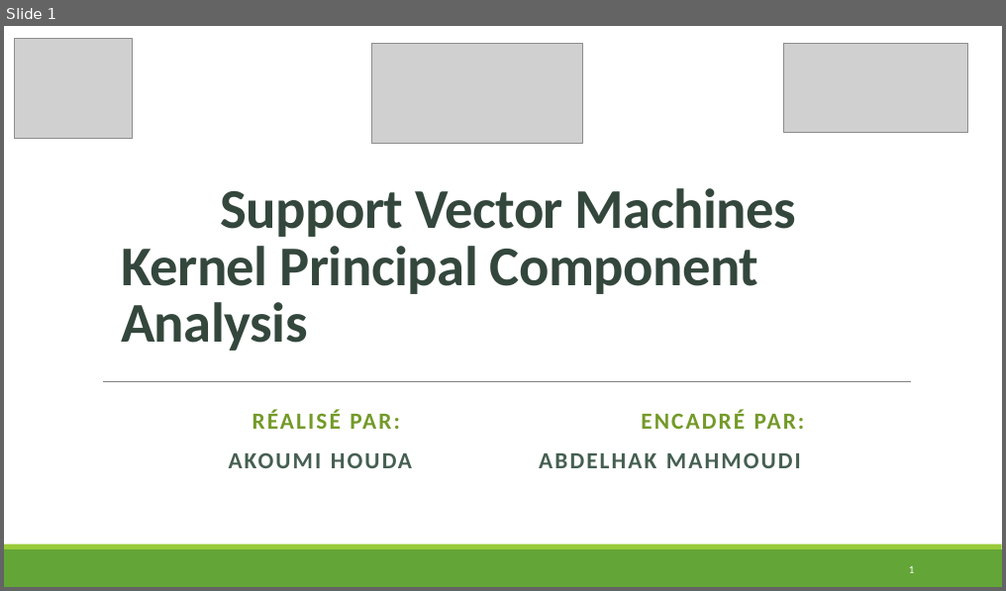
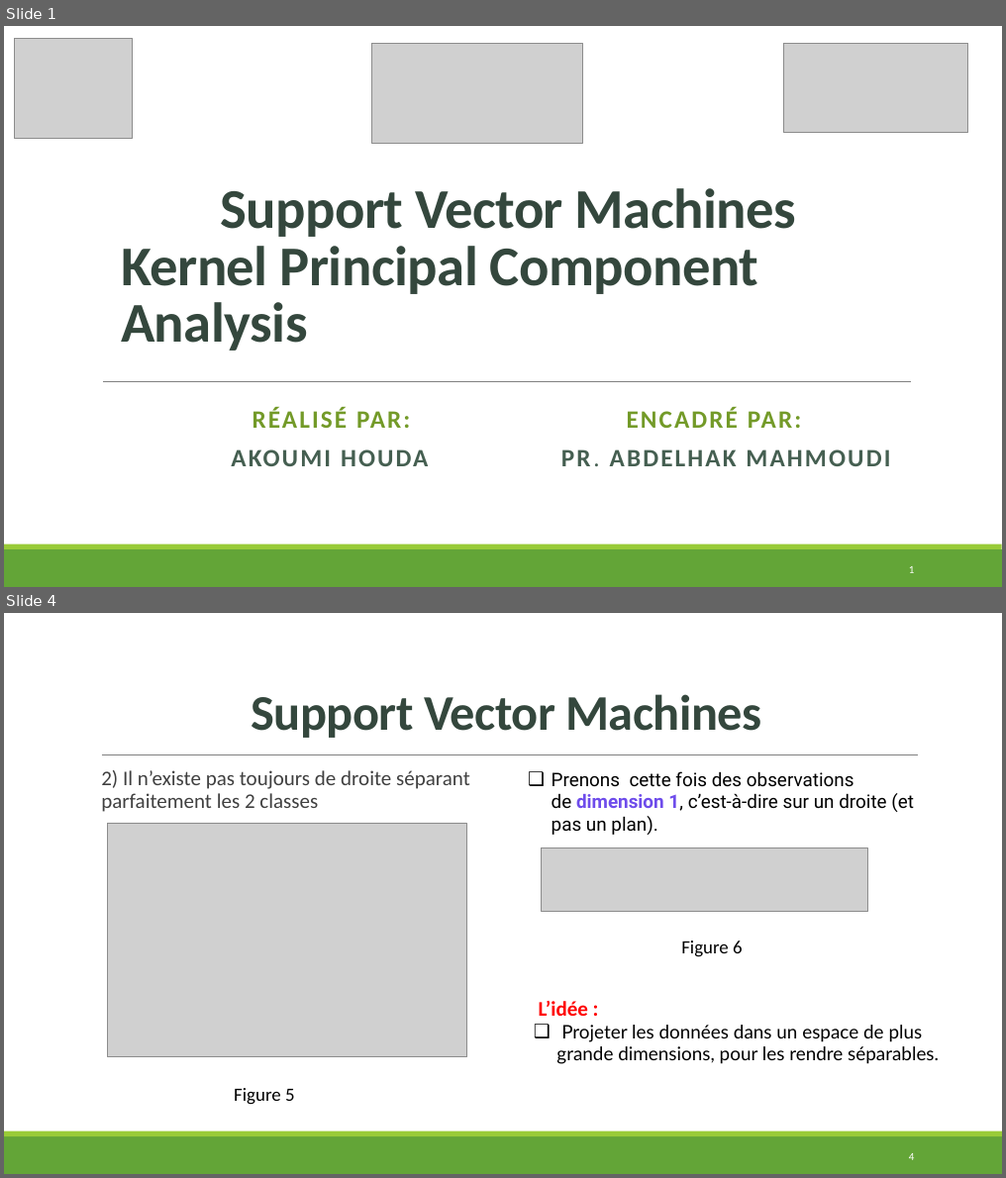
Before and after one commit to HOU-D/Machine-learning-project-, a slide deck: ML_AKOUMI HOUDA.pptx. Shown one above the other, each under a label of ours: slide 1 before the commit, slides 1 and 4 after it; the slides between them are not shown. The pictures are 1006x591 and 1006x1178 pixels, drawn with LibreOffice and Linux fonts; fonts in the diff are those of the drawing; grey boxes stand for pictures. Boxes give left, top, right and bottom in pixels: in the first picture for what was removed or moved away, otherwise in the second. Text is boxed around its words. In the diff, an @@ line names an element or a change of style, - is before the commit and + after.

```diff
--- a/ML_AKOUMI HOUDA.pptx
+++ b/ML_AKOUMI HOUDA.pptx
@@ slide 4 added at <box>4,613,1002,1174</box>, background #FFFFFF; not listed: 2 template elements that a slide beside it also shows @@
@@ title added at <box>251,694,761,738</box>, 48 pt, text #34473D, bold @@
+Support Vector Machines
@@ line added from (102, 756) to (918, 756), #808080 0.5 pt @@
@@ text added at <box>101,770,470,812</box>, 20 pt, text #404040 @@
+  2) Il n’existe pas toujours de droite séparant parfaitement les 2 classes
@@ text added at <box>551,771,914,835</box>, 18 pt, text #000000 @@
+❑ Prenons cette fois des observations de dimension 1, c’est-à-dire sur un droite (et pas un plan).
@@ picture added at <box>107,823,466,1057</box> @@
@@ picture added at <box>542,849,868,912</box> @@
@@ text added at <box>681,941,743,958</box>, 18 pt, text #000000 @@
+Figure 6
@@ text added at <box>539,1001,939,1064</box>, 18 pt, text #000000 @@
+L’idée :
+❑ Projeter les données dans un espace de plus grande dimensions, pour les rendre séparables.
@@ text added at <box>234,1088,295,1105</box>, 18 pt, text #000000 @@
+Figure 5
@@ page number added at <box>909,1154,915,1160</box>, 10.5 pt, text #FFFFFF @@
+4
@@ slide 1 changed as well @@
@@ subtitle at <box>252,408,801,428</box>: size 22.2 to 24 pt in "RÉALISÉ PAR: ENCADRÉ PAR:"; line spacing 0.9 to 0.8 @@
@@ subtitle at <box>231,450,890,467</box>: text changed; size 22.2 to 24 pt @@
-AKOUMI HOUDA ABDELHAK MAHMOUDI
+AKOUMI HOUDA PR. ABDELHAK MAHMOUDI
```
Also in this commit, not shown: 3 other slides changed, 5 other slides added, 6 slides removed.
